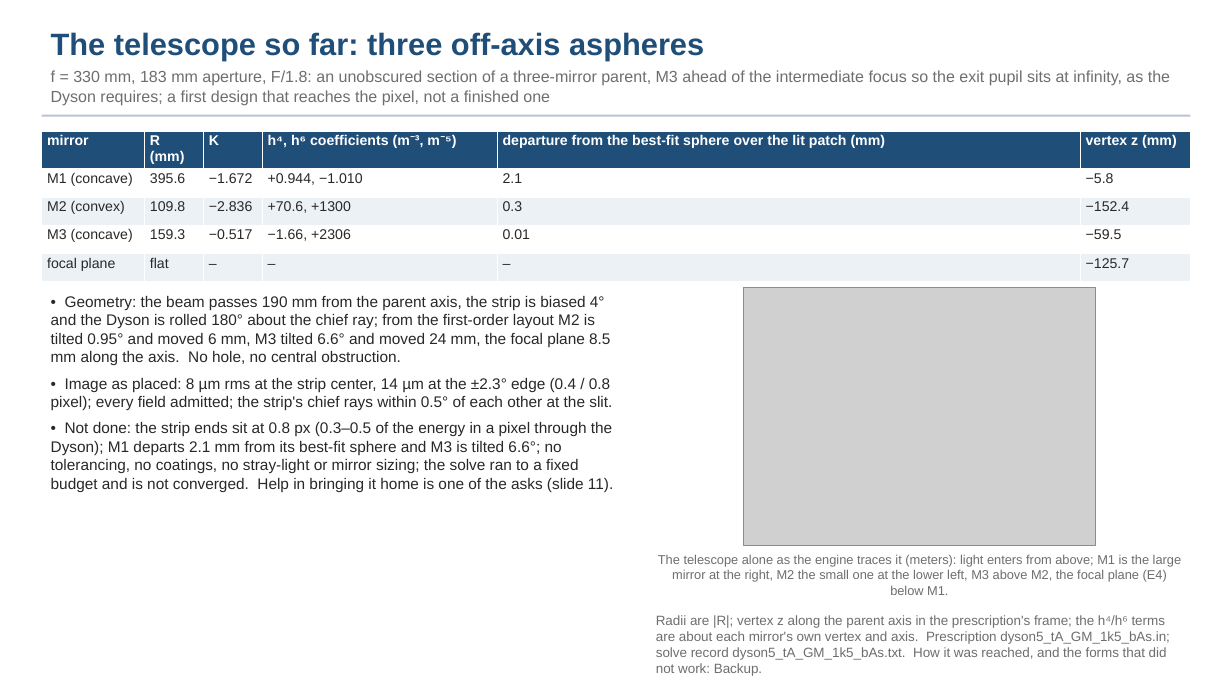
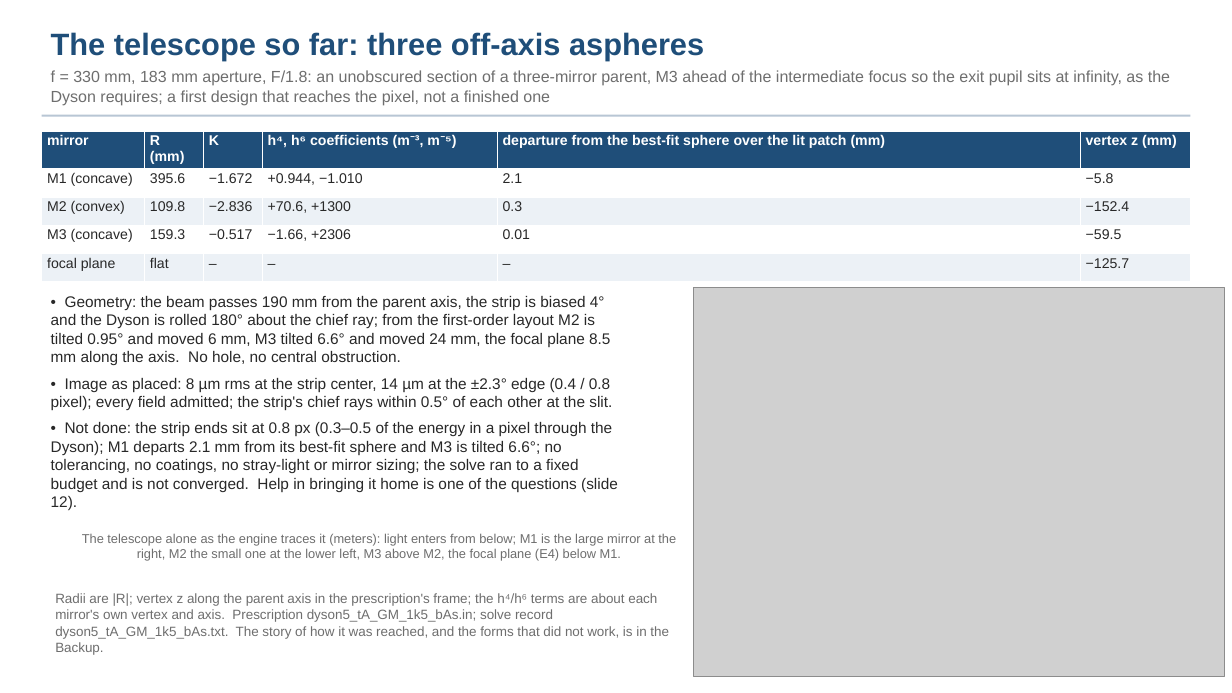
Before and after one commit to nasa-jpl/macos, a slide deck: slide 7 of demo_session/deck_dyson_record.pptx (slide 6 before the commit). Drawn at 1232x693 pixels with LibreOffice and Linux fonts; fonts in the diff are those of the drawing; grey boxes stand for pictures. Boxes give left, top, right and bottom in pixels: in the first picture for what was removed or moved away, otherwise in the second. Text is boxed around its words. In the diff, an @@ line names an element or a change of style, - is before the commit and + after.

```diff
--- a/demo_session/deck_dyson_record.pptx
+++ b/demo_session/deck_dyson_record.pptx
@@ picture: place and size @@
-picture at (744, 287, 1096, 545)
+picture at (693, 287, 1225, 677)
@@ text at (51, 422, 618, 511): text changed @@
-• Not done: the strip ends sit at 0.8 px (0.3–0.5 of the energy in a pixel through the Dyson); M1 departs 2.1 mm from its best-fit sphere and M3 is tilted 6.6°; no tolerancing, no coatings, no stray-light or mirror sizing; the solve ran to a fixed budget and is not converged. Help in bringing it home is one of the asks (slide 11).
+• Not done: the strip ends sit at 0.8 px (0.3–0.5 of the energy in a pixel through the Dyson); M1 departs 2.1 mm from its best-fit sphere and M3 is tilted 6.6°; no tolerancing, no coatings, no stray-light or mirror sizing; the solve ran to a fixed budget and is not converged. Help in bringing it home is one of the questions (slide 12).
@@ text at (82, 533, 676, 561): text changed @@
-The telescope alone as the engine traces it (meters): light enters from above; M1 is the large mirror at the right, M2 the small one at the lower left, M3 above M2, the focal plane (E4) below M1.
+The telescope alone as the engine traces it (meters): light enters from below; M1 is the large mirror at the right, M2 the small one at the lower left, M3 above M2, the focal plane (E4) below M1.
@@ text at (55, 593, 669, 655): text changed @@
-Radii are |R|; vertex z along the parent axis in the prescription's frame; the h⁴/h⁶ terms are about each mirror's own vertex and axis. Prescription dyson5_tA_GM_1k5_bAs.in; solve record dyson5_tA_GM_1k5_bAs.txt. How it was reached, and the forms that did not work: Backup.
+Radii are |R|; vertex z along the parent axis in the prescription's frame; the h⁴/h⁶ terms are about each mirror's own vertex and axis. Prescription dyson5_tA_GM_1k5_bAs.in; solve record dyson5_tA_GM_1k5_bAs.txt. The story of how it was reached, and the forms that did not work, is in the Backup.
```
Also in this commit, not shown: 9 other slides changed, 1 slide added, 2 other files.
